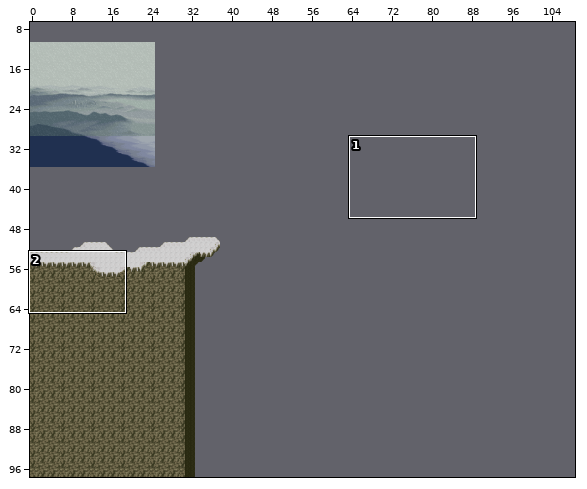
Level history. Tiled map: maps/northmountains_2.tmx. Above, an overview of the earlier version with the close-up marked.
Close-up. The starting point:
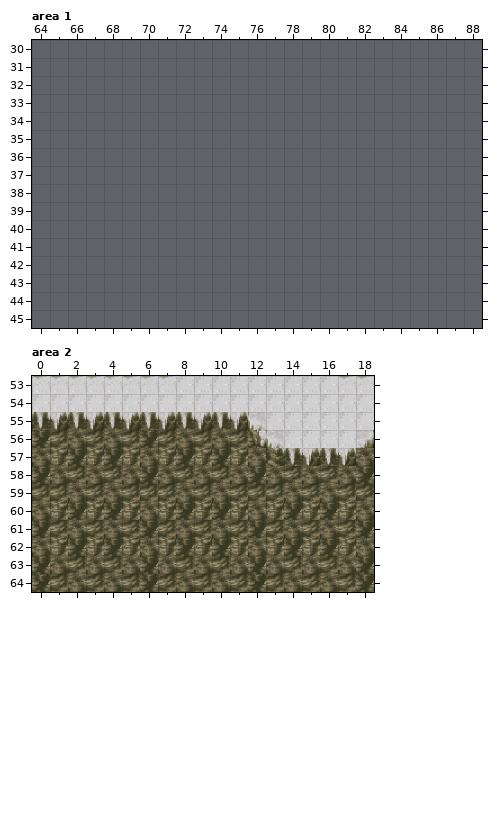
Cells are 32x32 px. Shown: area 1 x 64..88, y 30..45; area 2 x 0..18, y 53..64. The commit also changed other parts of the map, which this record leaves out. The old version is drawn lined up with the new one.
New version:
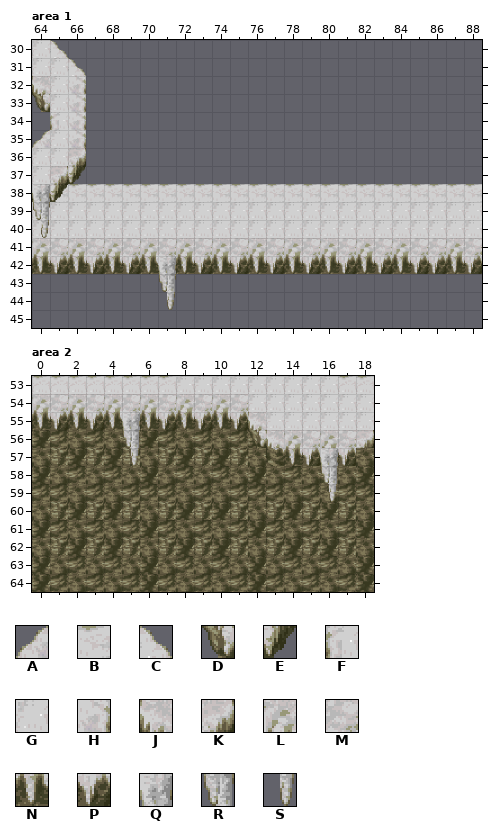
Key: from "forest2": A 190, B 191, C 195, D 197, E 198, F 259, G 261, H 264, J 328, K 333, L 399, M 400, N 468, P 469, Q 2342, R 2411, S 2480.
_ is an empty cell, . an unchanged one.
Changes in this commit:
map size 87x87 -> 130x69 cells (old content now starts at 0,11; both pictures use the new coordinates)
--- layer "ground4", area 1
@@ x 64..88 @@
-38 .________________________
-39 _________________________
-40 _________________________
-41 _________________________
-42 _________________________
+38 .BBBBBBBBBBBBBBBBBBBBBBBB
+39 GGGGGGGGGGGGGGGGGGGGGGGGG
+40 GGGGGGGGGGGGGGGGGGGGGGGGG
+41 LMLMLMLMLMLMLMLMLMLMLMMLM
+42 NPNPNPNPNPNPNPNPNPNPNPPNP
--- layer "ladder4", area 1
@@ x 71..71 @@
-42 _
-43 _
-44 _
+42 Q
+43 R
+44 S
--- layer "ground3", area 1
@@ x 64..66 @@
-30 __.
-31 ___
-32 ___
-33 ___
-34 .__
-35 ___
-36 ___
-37 ___
-38 __.
+30 GC.
+31 GGC
+32 JGH
+33 DGH
+34 .FH
+35 AGH
+36 GGK
+37 GKE
+38 PE.
--- layer "ladder3", area 1
@@ x 64..64 @@
-38 _
-39 _
-40 _
+38 Q
+39 R
+40 S
--- layer "ground3", area 2
@@ x 0..11 @@
-54 GGGGGGGGGGGG
+54 LMLMLMLMLMLM
@@ x 14..17 @@
-56 GGGG
+56 LMLM
--- layer "ladder3", area 2
@@ x 5..16 @@
-55 _...........
-56 _...........
-57 _.........._
-58 ..........._
-59 ..........._
+55 Q...........
+56 R...........
+57 S..........Q
+58 ...........R
+59 ...........S
